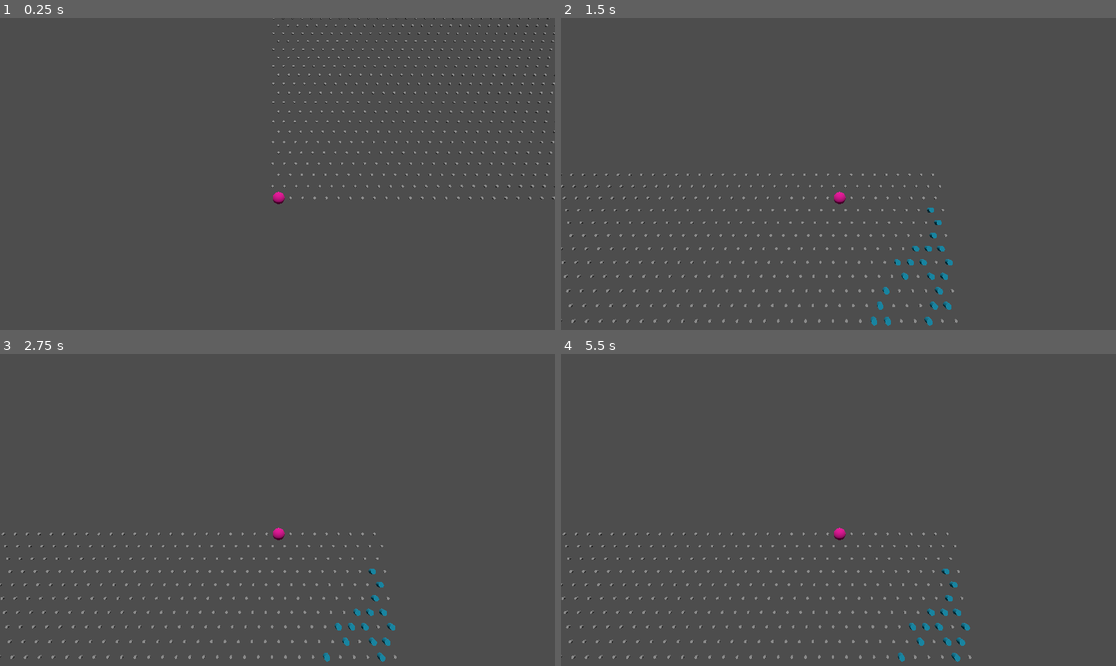
Above: before the commit, frames 1-4 (two rows, left to right).
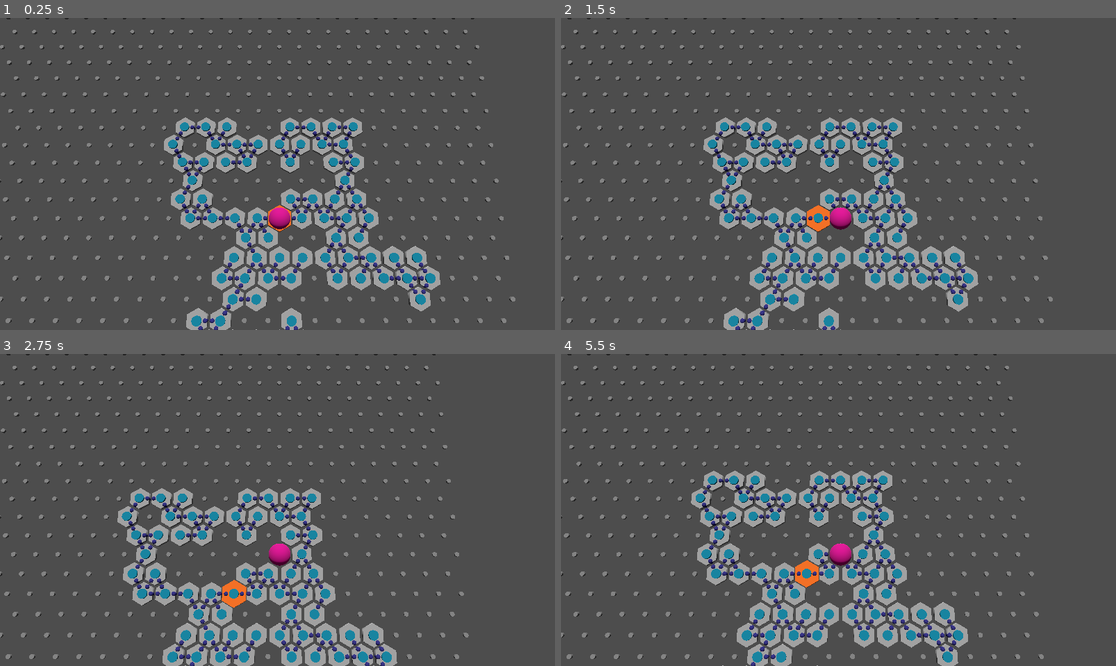
Above: after the commit, the same moments.

Repository: SamppuS/Rabbits_Requiem
Game: Godot game, scene res://levels/level.tscn
The game is run twice, just before and just after one commit, with the same random seed, the same clock (stepped at 60 frames per second) and the same inputs.
Inputs:
- Up to frame 1 (0.25 s): no input
- Up to frame 2 (1.5 s): tap Enter at 0.5 s; tap A (a) at 0.6 s; tap D (d) at 0.8, 1.35 s; tap Space at 1.25 s
- Up to frame 3 (2.75 s): tap E (e) at 1.55, 2.1 s; tap Enter at 2 s; tap Q (q, bound only before the commit) at 2.3 s
- Up to frame 4 (5.5 s): tap Space at 2.75, 4.25 s; tap Q (q, bound only before the commit) at 2.85 s; tap S (s, bound only before the commit) at 3.05, 3.6 s; tap Enter at 3.5 s; tap W (w) at 3.8, 4.35 s; tap X (x, bound only after the commit) at 4.55, 5.1 s; tap Z (z, bound only after the commit) at 5.3 s

The runs differ from the first frame. In frame 1, 18% of the frame differs, in the area x 0-100%, y 0-100%; in frame 2, 18%; in frame 3, 17%; in frame 4, 17%.

Commit message:
Small improvements to code, few new functions, better visuals and made the grid space out correctly

Diff:
--- a/rabbits_requiem/assets/cave/cave_tile.gd
+++ b/rabbits_requiem/assets/cave/cave_tile.gd
@@ -21,6 +21,9 @@
 
 	return dirs
 
+func add_dir(dir: int):
+	paths[dir] = 1
+
 func print_tile():
 
 	print(pos)
--- /dev/null
+++ b/rabbits_requiem/assets/cave/diddy.tscn
@@ -0,0 +1,14 @@
+[gd_scene load_steps=3 format=3 uid="uid://chpmf6rvomro0"]
+
+[sub_resource type="StandardMaterial3D" id="StandardMaterial3D_spiy8"]
+albedo_color = Color(0.194393, 0.177693, 0.523126, 1)
+
+[sub_resource type="CapsuleMesh" id="CapsuleMesh_sl3bh"]
+material = SubResource("StandardMaterial3D_spiy8")
+radius = 0.1
+height = 0.35
+
+[node name="griddy" type="Node3D"]
+
+[node name="MeshInstance3D2" type="MeshInstance3D" parent="."]
+mesh = SubResource("CapsuleMesh_sl3bh")
--- a/rabbits_requiem/assets/cave/griddy.tscn
+++ b/rabbits_requiem/assets/cave/griddy.tscn
@@ -1,6 +1,10 @@
-[gd_scene load_steps=2 format=3 uid="uid://b8xq8f1f3736a"]
+[gd_scene load_steps=3 format=3 uid="uid://b8xq8f1f3736a"]
+
+[sub_resource type="StandardMaterial3D" id="StandardMaterial3D_bnvsw"]
+albedo_color = Color(0.533037, 0.533037, 0.533037, 1)
 
 [sub_resource type="CylinderMesh" id="CylinderMesh_1ovm4"]
+material = SubResource("StandardMaterial3D_bnvsw")
 top_radius = 0.1
 bottom_radius = 0.1
 height = 0.1
--- a/rabbits_requiem/assets/cave/griddy2.tscn
+++ b/rabbits_requiem/assets/cave/griddy2.tscn
@@ -8,8 +8,19 @@
 bottom_radius = 0.21
 height = 0.4
 
+[sub_resource type="StandardMaterial3D" id="StandardMaterial3D_lct31"]
+albedo_color = Color(0.65834, 0.65834, 0.65834, 1)
+
+[sub_resource type="CylinderMesh" id="CylinderMesh_4qj8v"]
+material = SubResource("StandardMaterial3D_lct31")
+height = 0.2
+radial_segments = 6
+
 [node name="griddy" type="Node3D"]
 
 [node name="MeshInstance3D" type="MeshInstance3D" parent="."]
 material_override = SubResource("StandardMaterial3D_owdn7")
 mesh = SubResource("CylinderMesh_1ovm4")
+
+[node name="MeshInstance3D2" type="MeshInstance3D" parent="."]
+mesh = SubResource("CylinderMesh_4qj8v")
--- /dev/null
+++ b/rabbits_requiem/assets/cave/griddy_sp.tscn
@@ -0,0 +1,16 @@
+[gd_scene load_steps=3 format=3 uid="uid://bknaa1yohiwhj"]
+
+[sub_resource type="StandardMaterial3D" id="StandardMaterial3D_lct31"]
+albedo_color = Color(1, 0.452335, 0.117937, 1)
+
+[sub_resource type="CylinderMesh" id="CylinderMesh_4qj8v"]
+material = SubResource("StandardMaterial3D_lct31")
+top_radius = 0.6
+bottom_radius = 0.6
+height = 0.22
+radial_segments = 6
+
+[node name="griddy" type="Node3D"]
+
+[node name="MeshInstance3D2" type="MeshInstance3D" parent="."]
+mesh = SubResource("CylinderMesh_4qj8v")
--- a/rabbits_requiem/levels/level.gd
+++ b/rabbits_requiem/levels/level.gd
@@ -1,11 +1,22 @@
 extends Node3D
 
-@export var grid_size : int = 50
+@export_category("Exports")
+@export_subgroup("Maze Settings")
+@export var grid_size : int = 30
+
+@export_subgroup("Meshes")
 @export var tile_mesh : PackedScene
 @export var cave_mesh : PackedScene
+@export var sp_mesh : PackedScene
+@export var dir_mesh : PackedScene
+
+@export_subgroup("Nodes")
+@export var player : Node3D
+
 
 var grid = []
 var current : Vector2i
+
 
 func _ready():
 
@@ -28,10 +39,13 @@
 	current = Vector2i(randi()%grid_size, randi()%grid_size)
 	generate_maze()
 
+	player.position = pos_from_tile(current)
+
+
 func _input(event):
 
 	var last_current = current
-	if Input.is_action_just_pressed("q"):
+	if Input.is_action_just_pressed("a"):
 		current = next_tile(current, 0)
 	if Input.is_action_just_pressed("w"):
 		current = next_tile(current, 1)
@@ -39,57 +53,85 @@
 		current = next_tile(current, 2)
 	if Input.is_action_just_pressed("d"):
 		current = next_tile(current, 3)
-	if Input.is_action_just_pressed("s"):
+	if Input.is_action_just_pressed("x"):
 		current = next_tile(current, 4)
-	if Input.is_action_just_pressed("a"):
+	if Input.is_action_just_pressed("z"):
 		current = next_tile(current, 5)
 
-	if current != last_current: print(current); get_node("Spelare").position = pos_from_tile(current)
+	if current != last_current:
+		print(current, tile_obj(current).paths);
+		player.position = pos_from_tile(current)
+
+
+func flip_dir(i: int):
+	return (i+3)%6
 
 func generate_maze():
 
-	var sp = Vector2i(randi()%grid_size, randi()%grid_size)
+	#random start pos
+	var sp = current
 
-	var next = grid[sp.y][sp.x].next_paths()
+	#draw sp mesh
+	var sp_tt := sp_mesh.instantiate()
+	sp_tt.position = pos_from_tile(sp)
+	add_child(sp_tt)
+
+	#generate 2 new tiles from sp
+	var next = tile_obj(sp).next_paths()
 	var next_tiles = []
 	for d in next:
-		next_tiles.append(
-			next_tile(sp, d)
-		)
+		var new = next_tile(sp, d)
+		tile_obj(new).add_dir(flip_dir(d)) #add entraces to new tiles
+		next_tiles.append(new)
 
+	#start generating new tiles until we have 20.
 	var i = 0
 	while len(next_tiles) != 0 and i < 20:
 		i += 1
 
 		var new_tiles = []
 		for tile in next_tiles:
-			var tile_obj = grid[tile.y][tile.x]
-			if true in tile_obj.paths: continue
+			var tile_obj = tile_obj(tile) #grid[tile.y][tile.x]
+			if tile_obj.paths.filter(func(item): return item).size() > 1: continue #skip if tile already has ANY direction written
 
-			var nextpathed : int = 0
-			for posdir in range(6):
-				var surrounding_pos = next_tile(tile, posdir)
-				var surrounding_tile = grid[surrounding_pos.y][surrounding_pos.x]
-				if true in surrounding_tile.paths: nextpathed+=1
-			if nextpathed > 2: continue
+			#skip if tile already has 2 or more neighbours
+			var neighbours : int = 0
+			for dir in range(6):
+				var surrounding_pos = next_tile(tile, dir)
+				var surrounding_tile = tile_obj(surrounding_pos) #grid[surrounding_pos.y][surrounding_pos.x]
+				if true in surrounding_tile.paths: neighbours+=1
+			if neighbours > 2: continue
 
+			#generate cave
 			next = tile_obj.next_paths()
 			for d in next:
-				new_tiles.append(
-					next_tile(tile, d)
-				)
+				var new = next_tile(tile, d)
+				tile_obj(new).add_dir(flip_dir(d)) #add entraces to new tiles
+				new_tiles.append(new)
 
 		next_tiles = new_tiles
 
+	#draw cave icons
 	for y in range(grid_size):
 		for x in range(grid_size):
-			if not true in grid[y][x].paths: continue
+			var tile = grid[y][x]
+			if not true in tile.paths: continue
 			var tt := cave_mesh.instantiate()
 			tt.position = pos_from_tile(Vector2i(x,y))
 			add_child(tt)
 
+			#draw directional blobs
+			for dir in range(6):
+				if tile.paths[dir]:
+					var ttt := dir_mesh.instantiate()
+					ttt.position = pos_from_tile(tile.pos) + dir_to_norm(dir) * 0.35
+					add_child(ttt)
+
 func pos_from_tile(pos : Vector2i) -> Vector3:
-	return Vector3(-pos.x + pos.y%2*0.5, 0, pos.y)
+	return Vector3(-pos.x + pos.y%2*0.5, 0, float(pos.y) - pos.y * (1-sqrt(3)/2))
+
+func tile_obj(pos: Vector2i):
+	return grid[pos.y][pos.x]
 
 func next_tile(pos : Vector2i, dir : int) -> Vector2i:
 	var right = pos.y % 2
@@ -113,3 +155,15 @@
 	if newpos.x < 0: newpos.x = grid_size-newpos.x-2
 	if newpos.y < 0: newpos.y = grid_size-newpos.y-2
 	return newpos
+
+func dir_to_norm(dir: int):
+	var normals = [
+		Vector3(cos(0), 0, sin(0)),                  # (1, 0)
+		Vector3(cos(PI / 3), 0, sin(PI / 3)),        # (1/2, √3 / 2)
+		Vector3(cos(2 * PI / 3), 0, sin(2 * PI / 3)), # (-1/2, √3 / 2)
+		Vector3(cos(PI), 0, sin(PI)),                # (-1, 0)
+		Vector3(cos(4 * PI / 3), 0, sin(4 * PI / 3)), # (-1/2, -√3 / 2)
+		Vector3(cos(5 * PI / 3), 0, sin(5 * PI / 3))  # (1/2, -√3 / 2)
+	]
+
+	return normals[dir]
--- a/rabbits_requiem/levels/level.tscn
+++ b/rabbits_requiem/levels/level.tscn
@@ -1,8 +1,10 @@
-[gd_scene load_steps=7 format=3 uid="uid://c1vv05834q1vo"]
+[gd_scene load_steps=9 format=3 uid="uid://c1vv05834q1vo"]
 
 [ext_resource type="Script" path="res://levels/level.gd" id="1_6v2bf"]
 [ext_resource type="PackedScene" uid="uid://b8xq8f1f3736a" path="res://assets/cave/griddy.tscn" id="2_hnsae"]
 [ext_resource type="PackedScene" uid="uid://b3km7s58tssdy" path="res://assets/cave/griddy2.tscn" id="3_8ybwn"]
+[ext_resource type="PackedScene" uid="uid://bknaa1yohiwhj" path="res://assets/cave/griddy_sp.tscn" id="4_jtwpw"]
+[ext_resource type="PackedScene" uid="uid://chpmf6rvomro0" path="res://assets/cave/diddy.tscn" id="5_iav7u"]
 
 [sub_resource type="StandardMaterial3D" id="StandardMaterial3D_redg8"]
 albedo_color = Color(0.860799, 1.01075e-05, 0.572914, 1)
@@ -11,10 +13,13 @@
 
 [sub_resource type="Environment" id="Environment_yoqi5"]
 
-[node name="Level" type="Node3D"]
+[node name="Level" type="Node3D" node_paths=PackedStringArray("player")]
 script = ExtResource("1_6v2bf")
 tile_mesh = ExtResource("2_hnsae")
 cave_mesh = ExtResource("3_8ybwn")
+sp_mesh = ExtResource("4_jtwpw")
+dir_mesh = ExtResource("5_iav7u")
+player = NodePath("Spelare")
 
 [node name="Spelare" type="MeshInstance3D" parent="."]
 material_override = SubResource("StandardMaterial3D_redg8")
@@ -22,6 +27,7 @@
 
 [node name="Camera3D" type="Camera3D" parent="Spelare"]
 transform = Transform3D(-1, -2.68947e-08, 8.31831e-08, 7.45218e-08, 0.235244, 0.971936, -4.57082e-08, 0.971936, -0.235244, 0.0928936, 16.9954, -2.0475)
+fov = 45.0
 
 [node name="WorldEnvironment" type="WorldEnvironment" parent="."]
 environment = SubResource("Environment_yoqi5")
--- a/rabbits_requiem/project.godot
+++ b/rabbits_requiem/project.godot
@@ -17,9 +17,9 @@
 
 [input]
 
-q={
+z={
 "deadzone": 0.5,
-"events": [Object(InputEventKey,"resource_local_to_scene":fa …(140 unchanged characters)… d":false,"keycode":0,"physical_keycode":81,"key_label":0,"unicode":113,"location":0,"echo":false,"script":null)
+"events": [Object(InputEventKey,"resource_local_to_scene":fa …(140 unchanged characters)… d":false,"keycode":0,"physical_keycode":90,"key_label":0,"unicode":122,"location":0,"echo":false,"script":null)
 ]
 }
 w={
@@ -37,9 +37,9 @@
 "events": [Object(InputEventKey,"resource_local_to_scene":false,"resource_name":"","device":-1,"window_id":0,"alt_press …(191 unchanged characters)…
 ]
 }
-s={
+x={
 "deadzone": 0.5,
-"events": [Object(InputEventKey,"resource_local_to_scene":fa …(141 unchanged characters)… ":false,"keycode":0,"physical_keycode":83,"key_label":0,"unicode":115,"location":0,"echo":false,"script":null)
+"events": [Object(InputEventKey,"resource_local_to_scene":fa …(141 unchanged characters)… ":false,"keycode":0,"physical_keycode":88,"key_label":0,"unicode":120,"location":0,"echo":false,"script":null)
 ]
 }
 d={
Not shown: 1 places in rabbits_requiem/assets/cave/griddy2.tscn that only renumber resources
